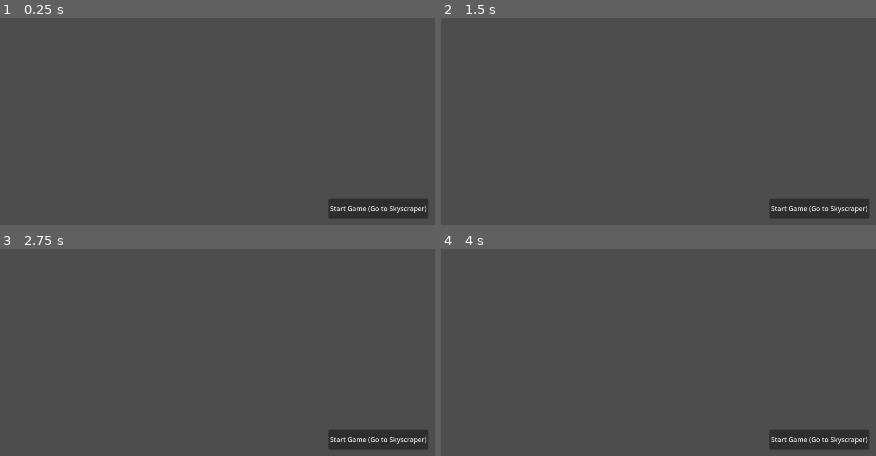
Above: before the commit, frames 1-4 (two rows, left to right).
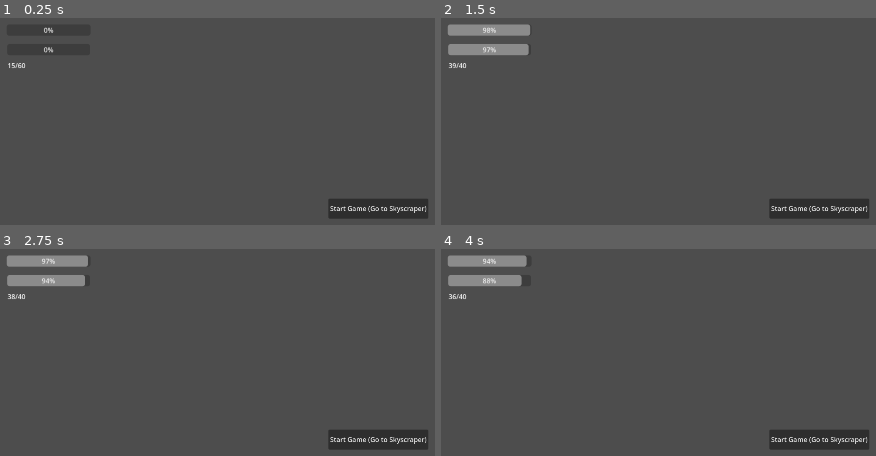
Above: after the commit, the same moments.

Repository: 100-Devs-1-Game/WildJamProject
Game: Godot game, scene res://modules/hud/hud.tscn
Same seed, same stepped clock (60 frames per second), same inputs: the game is played once before the commit and once after it. This scene is started directly instead of the project's main scene.
Inputs (mouse positions are in pixels of both pictures, inside the frame that each line leads up to):
- Up to frame 1 (0.25 s): no input
- Up to frame 2 (1.5 s): click "Start Game (Go to Skyscraper)" at 0.5 s; click "Start Game (Go to Skyscraper)" at 1.25 s
- Up to frame 3 (2.75 s): tap Enter at 2 s; move the mouse to (outside the picture) at 2.02 s; hold D (movement_right) from 2.03 s (still down); tap Space (interact) at 2.1 s
- Up to frame 4 (4 s): tap Space (interact) at 2.75, 3.6 s; move the mouse to (outside the picture) at 2.77 s; release D (movement_right) at 2.78 s; hold S (movement_down) 2.78-3.53 s; tap Shift (movement_sprint) at 2.85 s; tap Enter at 3.5 s; move the mouse to (outside the picture) at 3.52 s; hold D (movement_right) from 3.53 s (still down)

The runs differ from the first frame. In frame 1, 0.1% of the frame differs, in the area x 1-13%, y 4-25%; in frame 2, 2.1%, in the area x 1-21%, y 2-25%; in frame 3, 2.1%; in frame 4, 2.0%.

Commit message:
basic hud system code with debugging timer

Diff:
--- a/project/autoloads/signals.gd
+++ b/project/autoloads/signals.gd
@@ -8,3 +8,9 @@
 signal achievement_trigger(achievement: AchievementData)
 ## Emitted when achievement has passed checks and has been unlocked
 signal achievement_unlocked(thing: AchievementData)
+## Emitted when health value changes
+signal change_health_value(current_amount: float)
+## Emitted when sanity value changes
+signal change_sanity_value(current_amount: float)
+## Emitted when ammo count changes
+signal change_ammo_count_value(current_amount: int, max_amount: int)
--- a/project/modules/hud/hud.gd
+++ b/project/modules/hud/hud.gd
@@ -1,11 +1,39 @@
 extends Node
 
 
-# Called when the node enters the scene tree for the first time.
+
+# a health bar
+@export var health_bar: ProgressBar
+# a sanity bar
+@export var sanity_bar: ProgressBar
+# ammo counter
+@export var ammo_count_label: Label
+# weapon hotbar for weapon switching
+# ... todo
+
+var curr_ammo = 40
+var curr_health = 100.0
+var curr_sanity = 100.0
+
 func _ready() -> void:
-	pass # Replace with function body.
+	Signals.change_health_value.connect(set_health_bar_value)
+	Signals.change_sanity_value.connect(set_sanity_bar_value)
+	Signals.change_ammo_count_value.connect(set_ammo_count_value)
 
+func set_health_bar_value(current_amount: float) -> void:
+	health_bar.value = current_amount
 
-# Called every frame. 'delta' is the elapsed time since the previous frame.
-func _process(delta: float) -> void:
-	pass
+func set_sanity_bar_value(current_amount: float) -> void:
+	sanity_bar.value = current_amount
+
+func set_ammo_count_value(current_amount: int, max_amount: int) -> void:
+	ammo_count_label.text = "%s/%s" % [current_amount, max_amount]
+
+# For debug currently
+func _on_timer_timeout() -> void:
+	curr_health -= 1.5
+	curr_sanity -= 3.0
+	curr_ammo -= 1
+	Signals.change_health_value.emit(curr_health)
+	Signals.change_sanity_value.emit(curr_sanity)
+	Signals.change_ammo_count_value.emit(curr_ammo, 40)
--- a/project/modules/hud/hud.tscn
+++ b/project/modules/hud/hud.tscn
@@ -1,9 +1,42 @@
-[gd_scene format=3 uid="uid://6s5vq2qeopxv"]
+[gd_scene load_steps=2 format=3 uid="uid://6s5vq2qeopxv"]
 
-[node name="Hud" type="Control"]
+[ext_resource type="Script" uid="uid://cvmp0ryajvp3t" path="res://modules/hud/hud.gd" id="1_lqyyi"]
+
+[node name="Hud" type="Control" node_paths=PackedStringArray("health_bar", "sanity_bar", "ammo_count_label")]
 layout_mode = 3
 anchors_preset = 15
 anchor_right = 1.0
 anchor_bottom = 1.0
 grow_horizontal = 2
 grow_vertical = 2
+script = ExtResource("1_lqyyi")
+health_bar = NodePath("HealthBar")
+sanity_bar = NodePath("SanityBar")
+ammo_count_label = NodePath("AmmoCountLabel")
+
+[node name="HealthBar" type="ProgressBar" parent="."]
+layout_mode = 0
+offset_left = 69.0
+offset_top = 109.0
+offset_right = 270.0
+offset_bottom = 136.0
+
+[node name="SanityBar" type="ProgressBar" parent="."]
+layout_mode = 0
+offset_left = 70.0
+offset_top = 156.0
+offset_right = 269.0
+offset_bottom = 183.0
+
+[node name="AmmoCountLabel" type="Label" parent="."]
+layout_mode = 0
+offset_left = 71.0
+offset_top = 196.0
+offset_right = 114.0
+offset_bottom = 219.0
+text = "15/60"
+
+[node name="DebuggingTimer" type="Timer" parent="."]
+autostart = true
+
+[connection signal="timeout" from="DebuggingTimer" to="." method="_on_timer_timeout"]
